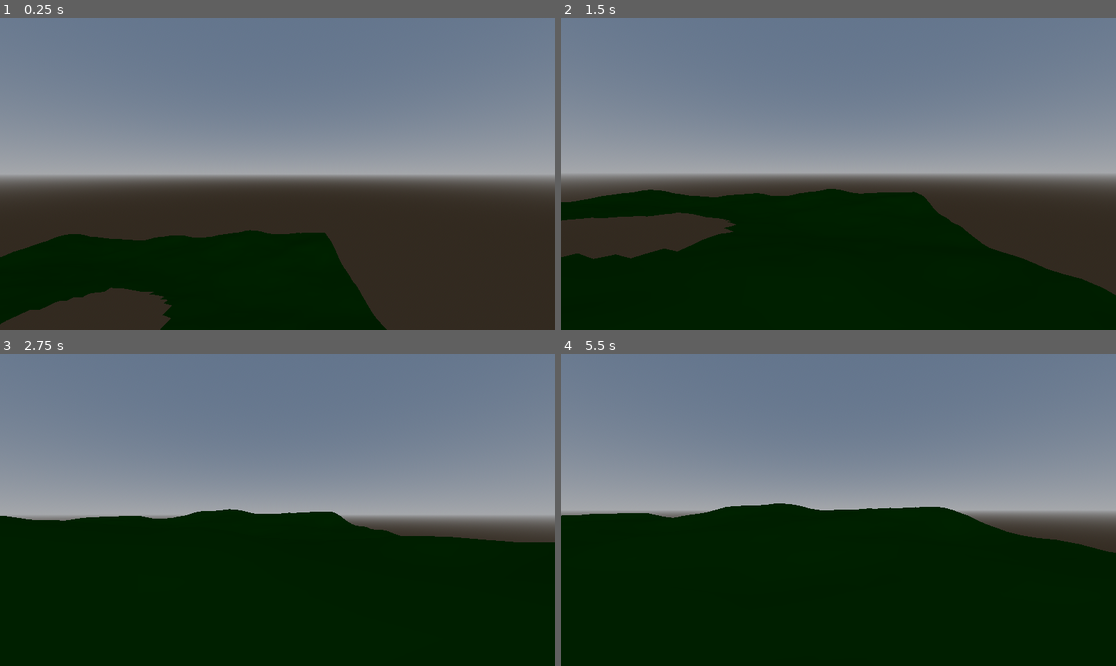
Above: before the commit, frames 1-4 (two rows, left to right).
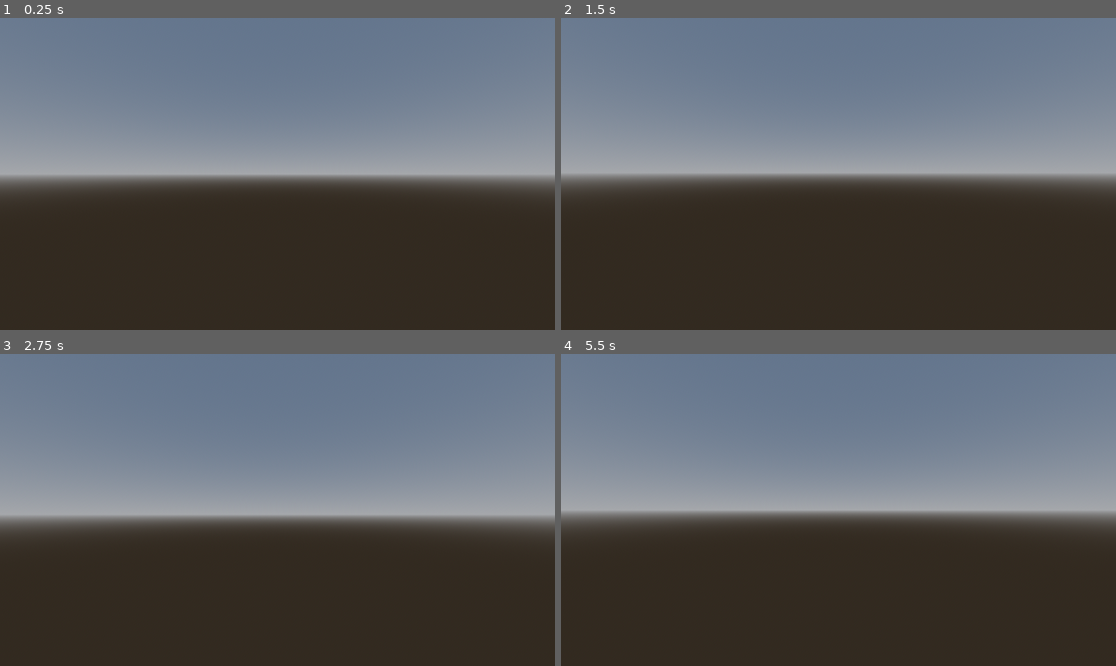
Above: after the commit, the same moments.

Repository: ShunNebula/MadeInAbyss
Game: Godot game, scene res://main.tscn
Same seed, same stepped clock (60 frames per second), same inputs: the game is played once before the commit and once after it.
Inputs (mouse positions are in pixels of both pictures, inside the frame that each line leads up to):
- Up to frame 1 (0.25 s): no input
- Up to frame 2 (1.5 s): tap Enter (ui_accept) at 0.5, 0.77 s; move the mouse to (866, 174) at 0.52 s; hold W (move_forward) from 0.53 s (still down); move the mouse to (810, 174) at 1.27 s
- Up to frame 3 (2.75 s): keep holding W (move_forward); tap Enter (ui_accept) at 1.52 s; move the mouse to (288, 503) at 2.02 s
- Up to frame 4 (5.5 s): keep holding W (move_forward); move the mouse to (832, 516) at 2.77 s; tap Enter (ui_accept) at 3.02, 3.77, 4.52 s; move the mouse to (877, 513) at 3.52 s; move the mouse to (794, 506) at 4.27 s; move the mouse to (844, 510) at 5.02 s

The runs differ from the first frame. In frame 1, 16% of the frame differs, in the area x 0-70%, y 67-100%; in frame 2, 34%; in frame 3, 46%; in frame 4, 48%, in the area x 0-100%, y 47-100%.

Commit message:
Add Layer 2: Forest

Diff:
--- /dev/null
+++ b/Materials/forest_ground_material.tres
@@ -0,0 +1,4 @@
+[gd_resource type="StandardMaterial3D" format=3 uid="uid://678gpksufgva"]
+
+[resource]
+albedo_color = Color(0, 0.29803923, 0, 1)
--- a/Scenes/Layers/Layer_01_Edge.tscn
+++ b/Scenes/Layers/Layer_01_Edge.tscn
@@ -8,6 +8,7 @@
 radius = 8.0
 
 [node name="Layer01Edge" type="Node3D"]
+transform = Transform3D(1, 0, 0, 0, 1, 0, 0, 0, 1, 0, 553.02295, 0)
 script = ExtResource("1_8hnpc")
 height_multiplier = 10.0
 octaves = 7
--- /dev/null
+++ b/Scenes/Layers/Layer_02_Forest.tscn
@@ -0,0 +1,24 @@
+[gd_scene load_steps=5 format=3 uid="uid://cp0rtxm31irpy"]
+
+[ext_resource type="Script" uid="uid://c6u27wg6t4hk6" path="res://Scripts/Generators/Layers/Layer_02_Generator.gd" id="1_fk3wx"]
+[ext_resource type="Material" uid="uid://678gpksufgva" path="res://Materials/forest_ground_material.tres" id="2_crymb"]
+[ext_resource type="Script" uid="uid://dvopexxif0yqh" path="res://Scripts/TransitionZone.gd" id="3_uwdoc"]
+
+[sub_resource type="CylinderShape3D" id="CylinderShape3D_0kdu8"]
+radius = 10.0
+
+[node name="Layer02Forest" type="Node3D"]
+transform = Transform3D(1, 0, 0, 0, 1, 0, 0, 0, 1, 0, 250, 0)
+script = ExtResource("1_fk3wx")
+height_multiplier = 10.0
+octaves = 7
+persistence = 100.0
+surface_material = ExtResource("2_crymb")
+
+[node name="TransitionZone" type="Area3D" parent="."]
+transform = Transform3D(1, 0, 0, 0, 1, 0, 0, 0, 1, 0, -10, 0)
+script = ExtResource("3_uwdoc")
+target_layer_index = 3
+
+[node name="CollisionShape3D" type="CollisionShape3D" parent="TransitionZone"]
+shape = SubResource("CylinderShape3D_0kdu8")
--- a/Scripts/AbyssManager.gd
+++ b/Scripts/AbyssManager.gd
@@ -3,7 +3,8 @@
 # --- Конфигурация слоёв ---
 # Словрь, где ключ - это номер слоя, а значение - путь к его сцене.
 const LAYER_SCENES = {
-	1: "res://Scenes/Layers/Layer_01_Edge.tscn"
+	1: "res://Scenes/Layers/Layer_01_Edge.tscn",
+	2: "res://Scenes/Layers/Layer_02_Forest.tscn"
 }
 
 # --- Состояние игры ---
--- /dev/null
+++ b/Scripts/Generators/Layers/Layer_02_Generator.gd
@@ -0,0 +1,171 @@
+extends Node3D
+
+@export var size_x: int = 128
+@export var size_z: int = 128
+@export var noise_scale: float = 0.04      # Масштаб шума, влияет на размер холмов
+@export var height_multiplier: float = 3.0 # Максивальная высота холмов
+
+@export var octaves: int = 4               # Количество слоёв шума для большей детализации
+@export var lacunarity: float = 2.0        # Как быстро меняется частота для следующих октав
+@export var persistence: float = 0.5       # Как быстро уменьшается амплитуда для следующих октав
+
+@export var surface_material: Material
+
+@export var hole_radius: float = 10.0
+
+# Узел MeshInstance3D, который будет отображать нашу сгенерированную поверхность
+var terrain_mesh_instance: MeshInstance3D
+
+# Called when the node enters the scene tree for the first time.
+func _ready():
+	print("Layer 02 Generator is ready.")
+	#generate_surface()
+
+func generate_layer():
+	terrain_mesh_instance = MeshInstance3D.new()
+	add_child(terrain_mesh_instance)
+	generate_surface()
+
+# Функция для получения высоты в точке (x, z)
+func _get_height(x: int, z: int) -> float:
+	var total_height = 0.0
+	var current_amplitude = 1.0
+	var current_frequency = noise_scale # Начинаем с базовой частоты
+
+	# Для мульти-октавного шума (фрактальный шум)
+	for i in range(octaves):
+		# Получаем 2D-шум из нашего гловального FastNoiseLite
+		# Умножаем координаты на текущую частоту, чтобы получить разные детали
+		# ШУм FastNoiseLite возвращает значения в диапозоне [-1, 1]
+		var noise_value = Global.noise.get_noise_2d(float(x) * current_frequency, float(z) * current_frequency)
+
+		# Добавляем к общей высоте, умножая на текущую амплитуду
+		total_height += noise_value * current_amplitude
+
+		# Обновляем амплитуду и частоту для следующей октавы
+		current_amplitude *= persistence
+		current_frequency *= lacunarity
+
+	# Нормализуем шум (т.к. tptal_height может выйти за [-1, 1] из-за октав)
+	# Этот шаг важен для контроля над height_multiplier.
+	var max_amplitude = 0.0 # Максимальная возможная амплитуда для заданного количества октав
+	var amp = 1.0
+	for i in range(octaves):
+		max_amplitude += amp
+		amp *= persistence
+
+	# Если max_amplitude > 0, нормализуем, иначе избегаем деления на ноль.
+	if max_amplitude > 0:
+		total_height /= max_amplitude
+	else:
+		total_height = 0.0
+
+	# Преобразуем шум [-1, 1] в [0, 1] (для удобства работы с высотами)
+	# Затем умножаем на height_multiplier, чтобы получить итоговую высоту
+	return (total_height + 1.0) * 0.5 * height_multiplier
+
+func generate_surface():
+	print("Generating surface...")
+
+	# Инициализируем массивы, которые будут хранить данные нашего меша
+	var vertices: PackedVector3Array = PackedVector3Array()  # Позиции вершин (X, Y, Z)
+	var normals: PackedVector3Array = PackedVector3Array()   # Нормали вершин (для освещения)
+	var uvs: PackedVector2Array = PackedVector2Array()       # UV-координаты (для текстур)
+	var indices: PackedInt32Array = PackedInt32Array()       # Индексы, определяющие треугольники
+
+	var offset_x = float(size_x) / 2.0
+	var offset_z = float(size_z) / 2.0
+
+	# Проходим по нашей сетке, чтобы создать вершины
+	# x_idx и z_idx - это индексы в нашей сетке
+	for x_idx in range(size_x + 1): # +1, потому что у сетки N квадратов, но N+1 вершин
+		for z_idx in range(size_z + 1): # То же самое по Z
+
+			# Пока создаем плоскую сетку, Y=0. Позже здесь будет _get_height().
+			var height = _get_height(x_idx, z_idx)
+
+			# Создаем новую вершину (позицию в 3D пространстве)
+			var vertex_position = Vector3(float(x_idx) - offset_x, height, float(z_idx) - offset_z)
+			vertices.append(vertex_position)
+
+			# Пока что для нормалей и UV просто добавляем заглушки.
+			# Мы их рассчитаем корректно в следующих шагах.
+			normals.append(Vector3.ZERO) # Временно направляем нормали вверх
+			uvs.append(Vector2(float(x_idx) / size_x, float(z_idx) / size_z))
+
+	# Теперь, когда у нас есть все вершины, нам нужно создать треугольники из них
+	# Каждый квадрат в сетке состоит из двух треугольников
+	# Используем size_x и size_z (без +1), т.к. это количество квадратов
+	for x_idx in range(size_x):
+		for z_idx in range(size_z):
+			var square_center_x = float(x_idx) - offset_x + 0.5
+			var square_center_z = float(z_idx) - offset_z + 0.5
+
+			var distance_center = sqrt(square_center_x * square_center_x + square_center_z * square_center_z)
+
+			if distance_center < hole_radius:
+				continue
+
+			# Индексы вершин для текущего квадрата:
+			# v0---v1
+			# |     |
+			# v2---v3
+
+			# Индекс вершины в массиве vertices для (x_idx, z_idx)
+			# (size_z + 1) - это количество вершин в одном ряду по Z
+			var v0 = x_idx * (size_z + 1) + z_idx
+			var v1 = (x_idx + 1) * (size_z + 1) + z_idx
+			var v2 = x_idx * (size_z + 1) + (z_idx + 1)
+
+			# Первый треугольник (v0, v2, v1)
+			indices.append(v0)
+			indices.append(v1)
+			indices.append(v2)
+
+			var p0 = vertices[v0]
+			var p1 = vertices[v1]
+			var p2 = vertices[v2]
+
+			var normal1 = (p1 - p0).cross(p2 - p0).normalized()
+			normals[v0] += normal1
+			normals[v1] += normal1
+			normals[v2] += normal1
+
+			var v3 = (x_idx + 1) * (size_z + 1) + (z_idx + 1)
+
+			# Второй треугольник (v1, v2, v3)
+			indices.append(v1)
+			indices.append(v3)
+			indices.append(v2)
+
+			var p3 = vertices[v3]
+			var normal2 = (p3 - p1).cross(p2 - p1).normalized()
+			normals[v1] += normal2
+			normals[v3] += normal2
+			normals[v2] += normal2
+
+	for i in range(normals.size()):
+		normals[i] = normals[i].normalized()
+
+	# Создаем ArrayMesh и добавляем в него данные
+	var array_mesh = ArrayMesh.new()
+
+	# Создаем массив всех необходимых массивов для ArrayMesh
+	# Порядок важен! Используем константы Mesh.ARRAY_MAX
+	var mesh_arrays = []
+	mesh_arrays.resize(Mesh.ARRAY_MAX)
+	mesh_arrays[Mesh.ARRAY_VERTEX] = vertices
+	mesh_arrays[Mesh.ARRAY_NORMAL] = normals
+	mesh_arrays[Mesh.ARRAY_TEX_UV] = uvs
+	mesh_arrays[Mesh.ARRAY_INDEX] = indices
+
+	# Добавляем поверхность к ArrayMesh
+	# Mesh.PRIMITIVE_TRIANGLES говорит Godot, что это список треугольников
+	array_mesh.add_surface_from_arrays(Mesh.PRIMITIVE_TRIANGLES, mesh_arrays)
+
+	# Присваиваем сгенерированный меш нашему MeshInstance3D
+	terrain_mesh_instance.mesh = array_mesh
+	terrain_mesh_instance.material_override = surface_material # Применяем наш материал
+	terrain_mesh_instance.create_trimesh_collision()
+
+	print("Surface generated with %d vertices and %d triangles." % [vertices.size(), indices.size() / 3.0])
--- a/main.tscn
+++ b/main.tscn
@@ -15,13 +15,13 @@
 
 [node name="Main" type="Node3D"]
 
-[node name="DirectionalLight3D" type="DirectionalLight3D" parent="."]
-transform = Transform3D(1, 0, 0, 0, 0.70710677, 0.70710677, 0, -0.70710677, 0.70710677, 0, 0, 0)
-
 [node name="WorldEnvironment" type="WorldEnvironment" parent="."]
 environment = SubResource("Environment_0xm2m")
 
 [node name="LayerContainer" type="Node3D" parent="."]
 
 [node name="Player" parent="." instance=ExtResource("1_ig7tw")]
-transform = Transform3D(1, 0, 0, 0, 1, 0, 0, 0, 1, 20, 20, 20)
+transform = Transform3D(1, 0, 0, 0, 1, 0, 0, 0, 1, 20, 1172.5077, 481.6091)
+
+[node name="DirectionalLight3D" type="DirectionalLight3D" parent="."]
+transform = Transform3D(1, 0, 0, 0, 0.70710677, 0.70710677, 0, -0.70710677, 0.70710677, 0, 0, 0)
Not shown, added: Scripts/Generators/Layers/Layer_02_Generator.gd.uid
